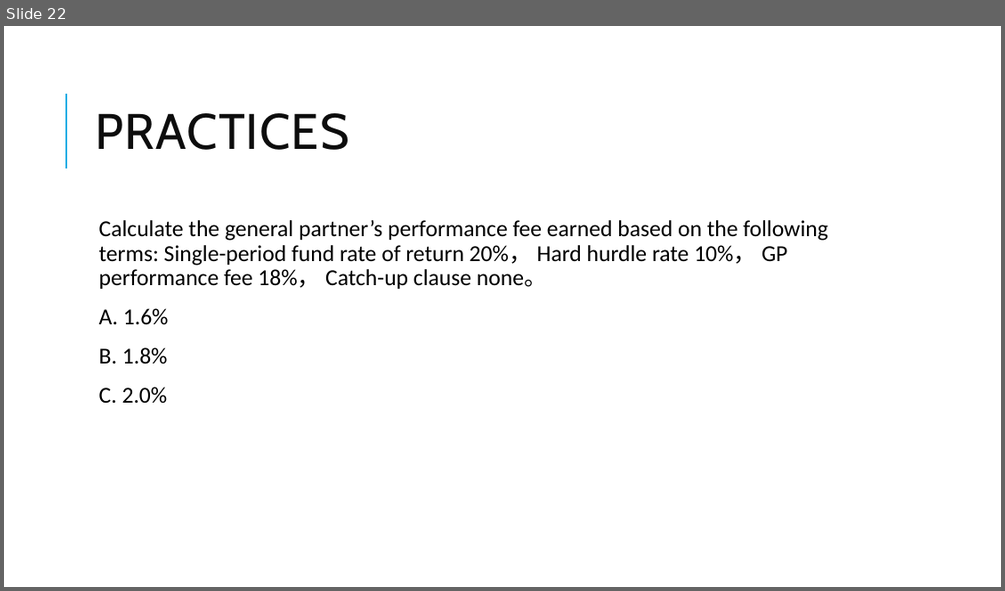
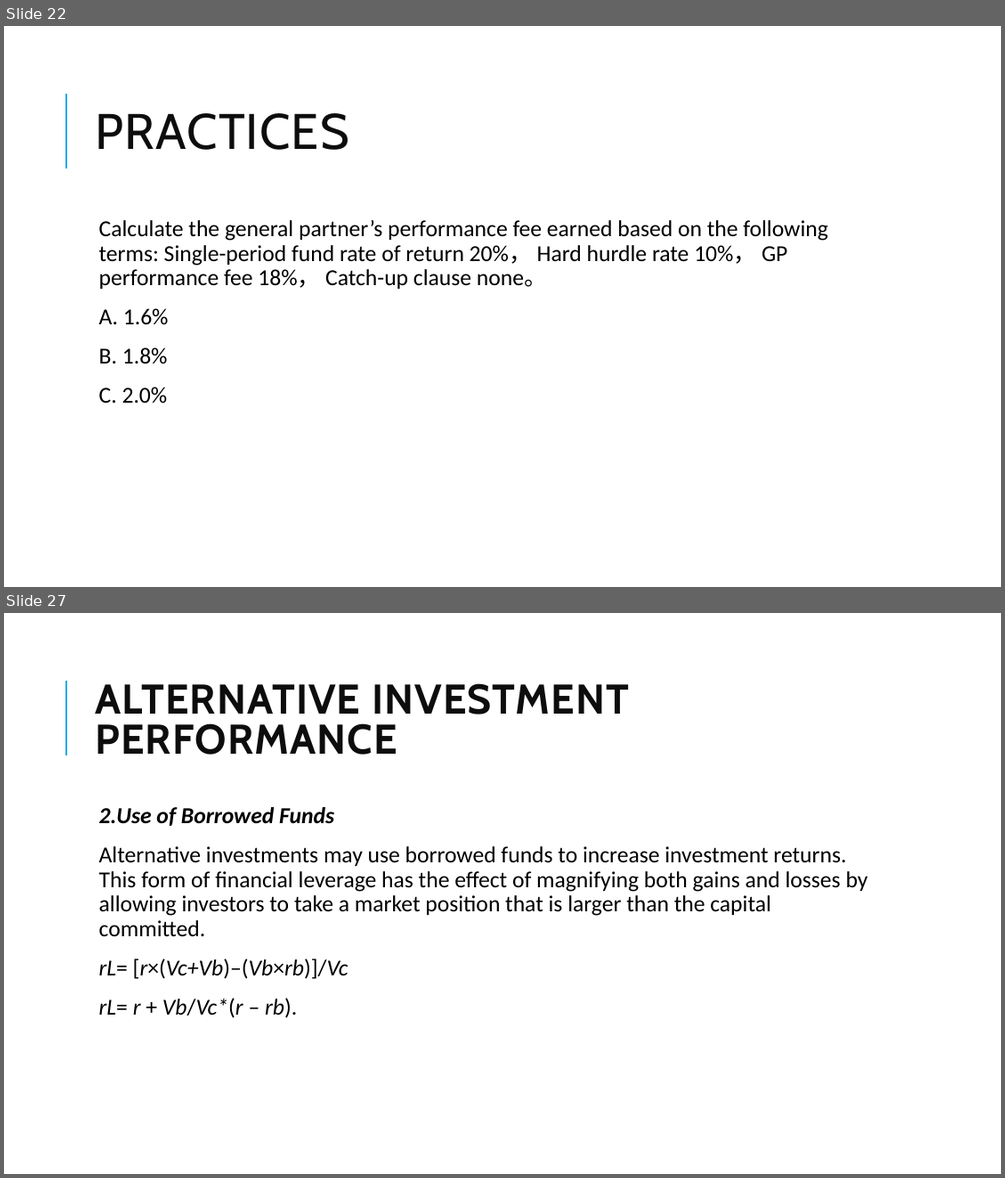
Before and after one commit to Isco0530/data, a slide deck: 2024Alternative.pptx. Shown one above the other, each under a label of ours: slide 22 before the commit, slides 22 and 27 after it; the slides between them are not shown. The pictures are 1005x591 and 1005x1178 pixels, drawn with LibreOffice and Linux fonts; fonts in the diff are those of the drawing. Boxes give left, top, right and bottom in pixels: in the first picture for what was removed or moved away, otherwise in the second. Text is boxed around its words. In the diff, an @@ line names an element or a change of style, - is before the commit and + after.

```diff
--- a/2024Alternative.pptx
+++ b/2024Alternative.pptx
@@ slide 27 added at <box>4,613,1001,1174</box>, background #FFFFFF; not listed: 1 template element that a slide beside it also shows @@
@@ title added at <box>95,683,629,755</box>, 40 pt, text #0D0D0D, bold @@
+ALTERNATIVE INVESTMENT PERFORMANCE
@@ text added at <box>99,807,868,1018</box>, 22 pt, text #000000 @@
+  2.Use of Borrowed Funds
+  Alternative investments may use borrowed funds to increase investment returns. This form of financial leverage has the effect of magnifying both gains and losses by allowing investors to take a market position that is larger than the capital committed.
+  rL= [r×(Vc+Vb)–(Vb×rb)]/Vc
+  rL= r + Vb/Vc*(r – rb).
```
Also in this commit, not shown: 6 slides changed, 7 other slides added.
